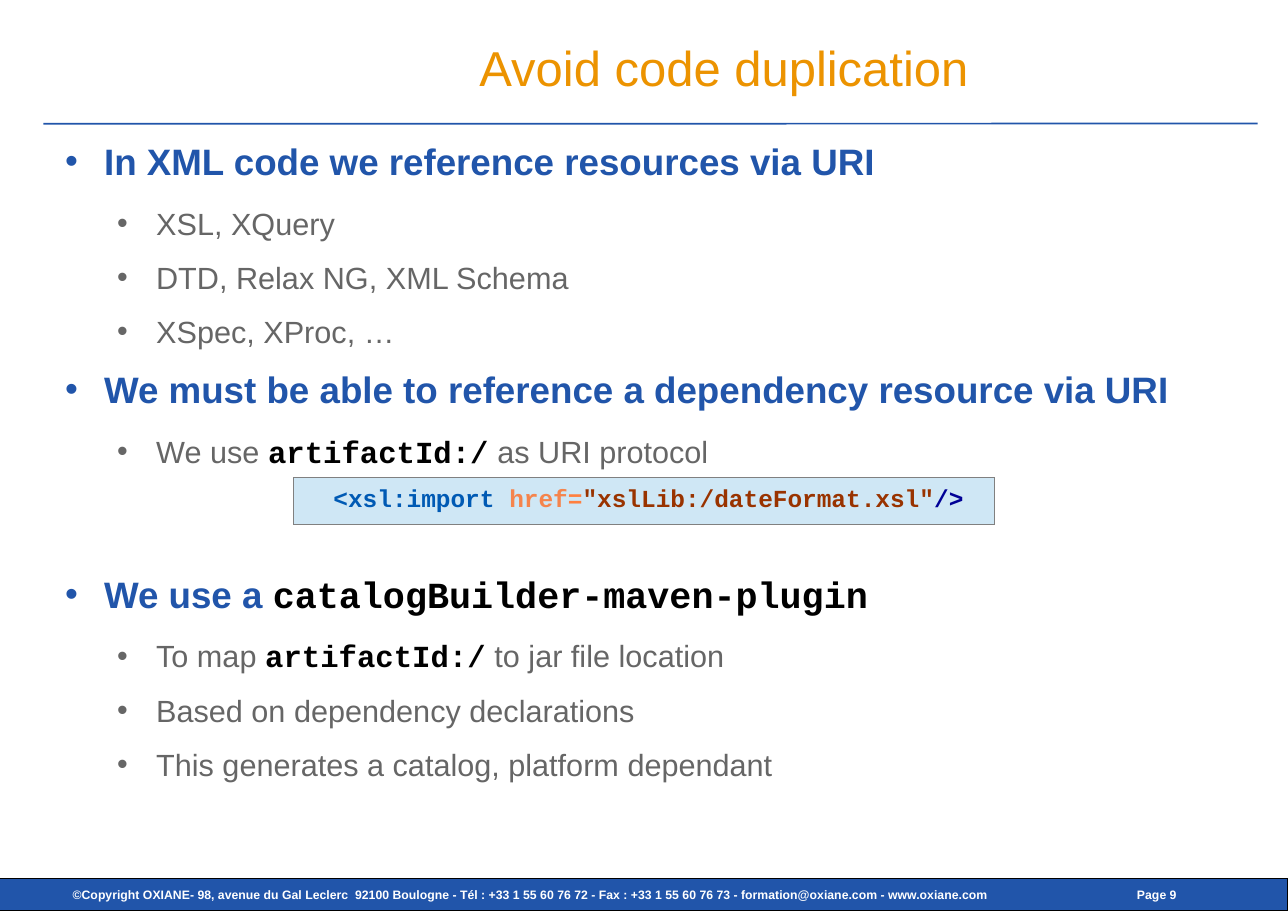
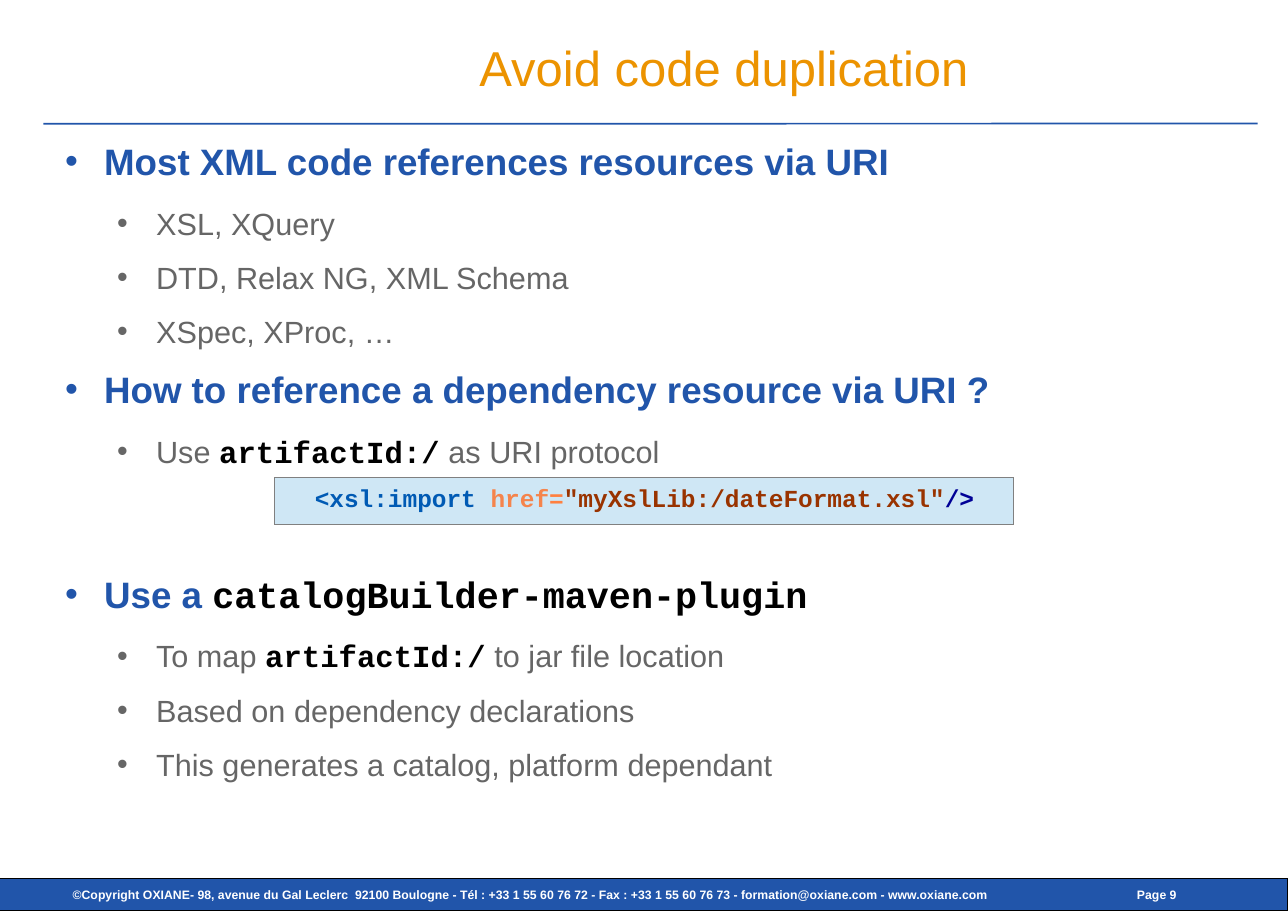
Before and after one commit to cmarchand/xmlprague-demo, a slide deck: slide 9 of src/site/slides_2.odp. Drawn at 1288x911 pixels with LibreOffice and Linux fonts; fonts in the diff are those of the drawing; background and template pictures are left out. Boxes give left, top, right and bottom in pixels: in the first picture for what was removed or moved away, otherwise in the second. Text is boxed around its words. In the diff, an @@ line names an element or a change of style, - is before the commit and + after.

```diff
--- a/src/site/slides_2.odp
+++ b/src/site/slides_2.odp
@@ text at box(104, 148, 889, 176): text changed @@
-• In XML code we reference resources via URI
+• Most XML code references resources via URI
@@ text at box(104, 376, 956, 616): text changed @@
-• We must be able to reference a dependency resource via URI
-  • We use artifactId:/ as URI protocol
-• We use a catalogBuilder-maven-plugin
+• How to reference a dependency resource via URI ?
+  • Use artifactId:/ as URI protocol
+• Use a catalogBuilder-maven-plugin
@@ rectangle "<xsl:import href="myXslLib:/dateFormat.xsl"/>": place and size @@
-rectangle "<xsl:import href="myXslLib:/dateFormat.xsl"/>" at box(293, 477, 995, 524)
+rectangle "<xsl:import href="myXslLib:/dateFormat.xsl"/>" at box(274, 477, 1014, 524)
@@ text in rectangle at box(315, 489, 975, 512): text changed @@
-<xsl:import href="xslLib:/dateFormat.xsl"/>
+<xsl:import href="myXslLib:/dateFormat.xsl"/>
```
Also in this commit, not shown: 9 other slides changed, 1 slide removed, 6 other files.
